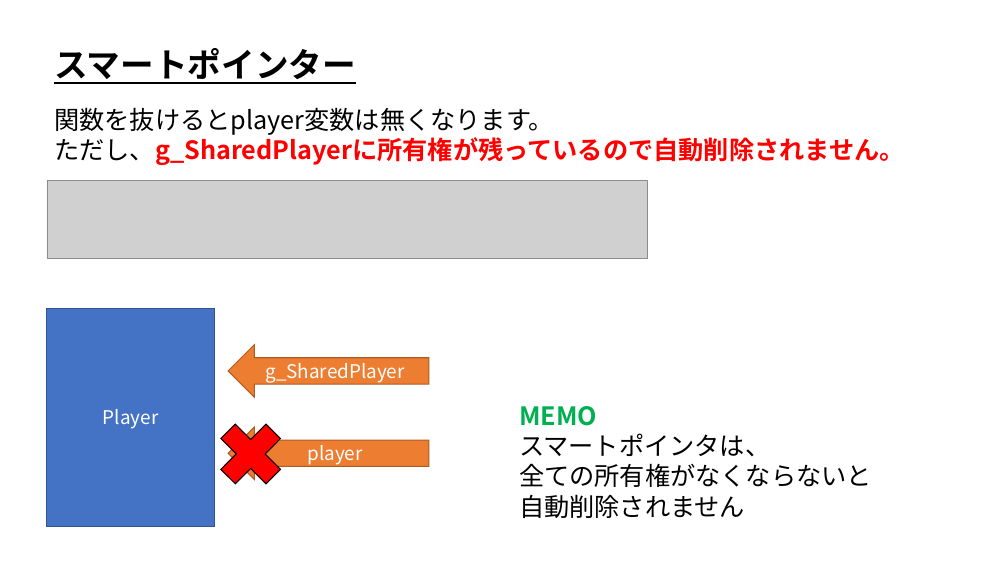
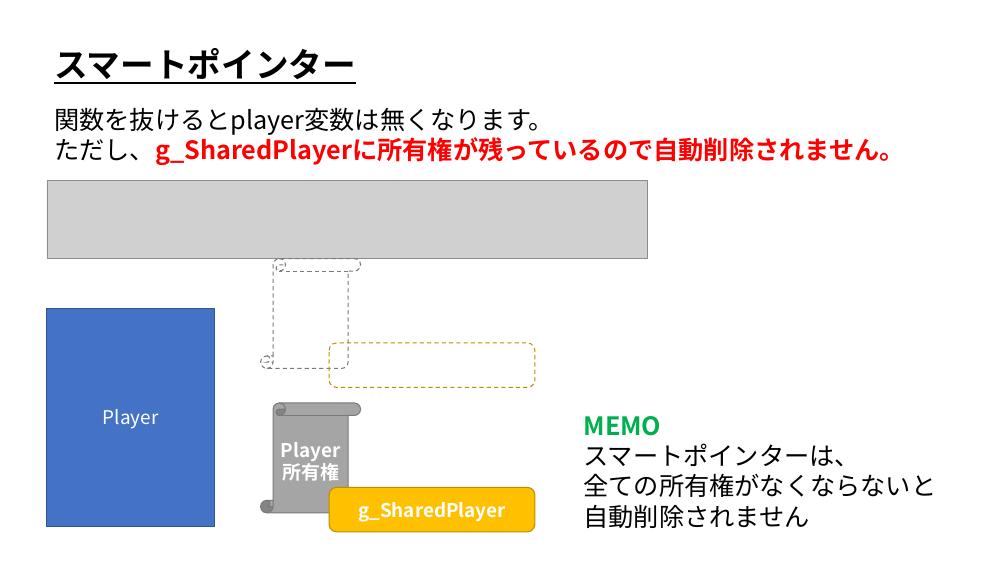
Before and after one commit to ArakiYusuke-Ohara/Textbook, a slide deck: slide 13 of ゲーム科1年/01_後期/プログラミングⅢ/23_スマートポインタ.pptx. Drawn at 1008x567 pixels with LibreOffice and Linux fonts; fonts in the diff are those of the drawing; grey boxes stand for pictures. Boxes give left, top, right and bottom in pixels: in the first picture for what was removed or moved away, otherwise in the second. Text is boxed around its words. In the diff, an @@ line names an element or a change of style, - is before the commit and + after.

```diff
--- a/ゲーム科1年/01_後期/プログラミングⅢ/23_スマートポインタ.pptx
+++ b/ゲーム科1年/01_後期/プログラミングⅢ/23_スマートポインタ.pptx
@@ vertical scroll added at (x1=261, y1=259, x2=361, y2=368), outline #7A7A7A 1 pt dashed @@
@@ rounded rectangle added at (x1=329, y1=343, x2=535, y2=388), outline #BD8E00 1 pt dashed @@
@@ cross removed at (x1=207, y1=411, x2=294, y2=498) @@
@@ vertical scroll added at (x1=261, y1=403, x2=361, y2=513), fill #A5A5A5, outline #7A7A7A 1 pt, 18 pt, text #FFFFFF, bold @@
+Player所有権
@@ text "MEMO" moved from (x1=519, y1=406, x2=872, y2=518) to (x1=584, y1=416, x2=937, y2=528) @@
@@ left arrow removed at (x1=228, y1=427, x2=430, y2=480) @@
-player
@@ text at (x1=584, y1=443, x2=860, y2=466): text changed @@
-スマートポインタは、
+スマートポインターは、
@@ rounded rectangle "g_SharedPlayer" resized from (x1=228, y1=345, x2=430, y2=398) to (x1=329, y1=488, x2=535, y2=532) @@
@@ rounded rectangle "g_SharedPlayer" at (x1=329, y1=488, x2=535, y2=532): bold on; left arrow to rounded rectangle; fill #ED7D31 to #FFC000; outline #AF5C24 1 pt to #BD8E00 1 pt @@
```
Also in this commit, not shown: 4 other slides changed.
